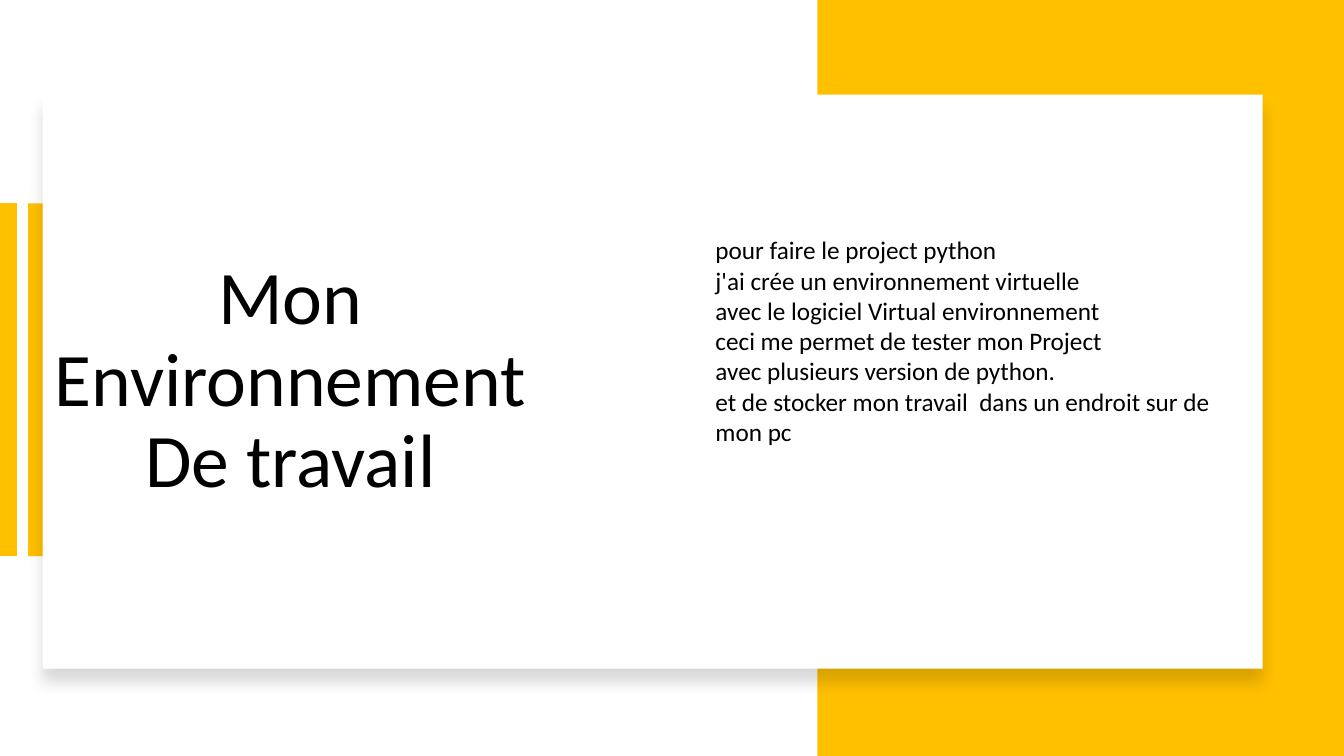
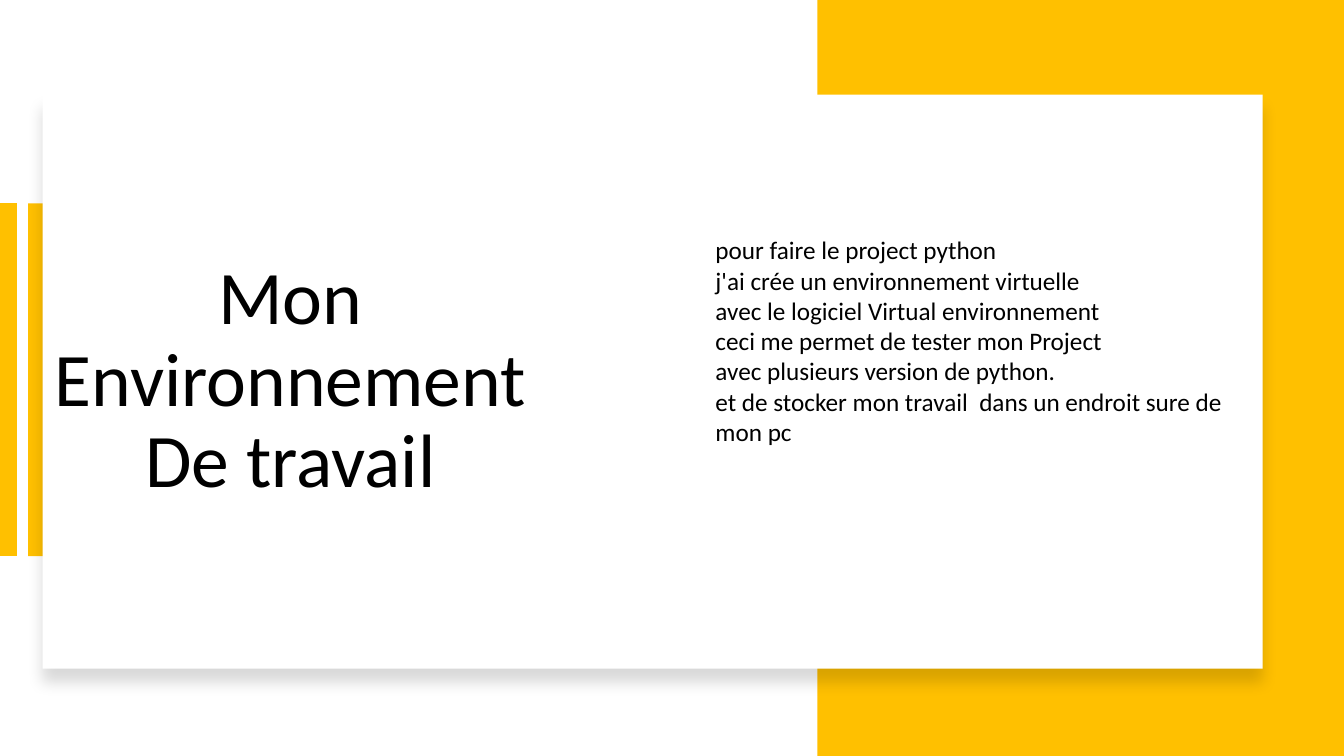
Before and after one commit to adesombre/projet3, a slide deck: slide 3 of soutenance_python.pptx. Drawn at 1344x756 pixels with LibreOffice and Linux fonts; fonts in the diff are those of the drawing. Boxes give left, top, right and bottom in pixels: in the first picture for what was removed or moved away, otherwise in the second. Text is boxed around its words. In the diff, an @@ line names an element or a change of style, - is before the commit and + after.

```diff
--- a/soutenance_python.pptx
+++ b/soutenance_python.pptx
@@ text at bbox=[715, 393, 1222, 445]: text changed @@
-et de stocker mon travail dans un endroit sur de mon pc
+et de stocker mon travail dans un endroit sure de mon pc
```
Also in this commit, not shown: 6 other slides changed, 4 other files.
